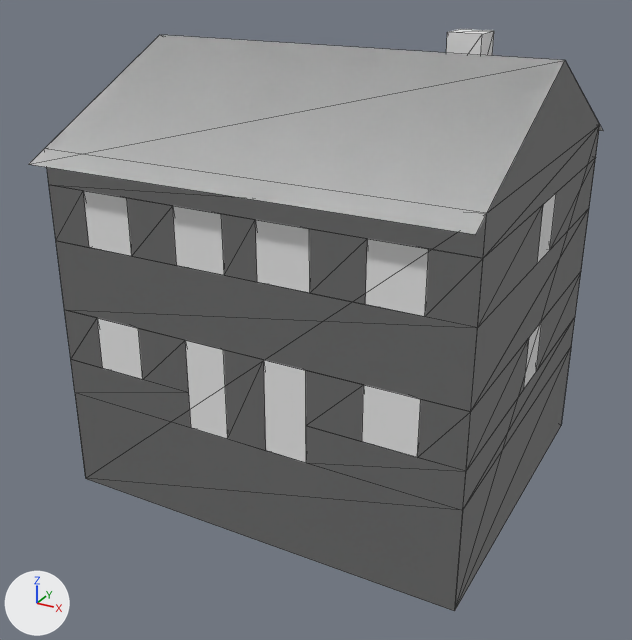
Before and after pictures for a commit that changed the glTF model assets/models/buildings/res_house/bld_res_house_d.glb.
Before and after are seen from a 50 mm camera at (9.32, -18.03, 10.25) aimed at (-0.19, -0.75, 1.61). The axes (+X, +Y, +Z) are drawn at lower left. The lights are the same throughout. The first picture is the older version. Mesh edges are drawn as thin lines. Objects named as collision shapes, trigger or cutter boxes, shadow casters or lower levels of detail are left out. Vertices at exactly the same position are counted once.

The first picture shows 'bld_res_house_d_LOD0', 'bld_res_house_d_PROXY'.
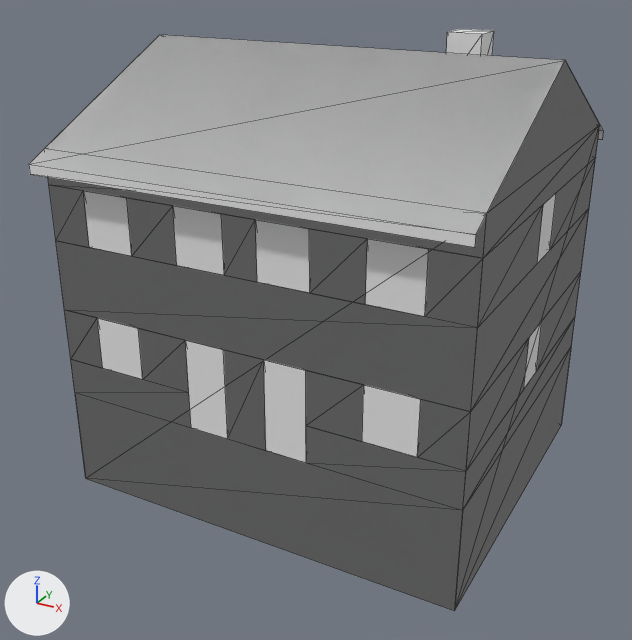
The change, as a list of edits to the scene's bpy script:
```text
Change me_bld_res_house_d_lod0:
    used by ob_bld_res_house_d_lod0; location = (0.0, 0.0, 0.0)
    verts and faces of me_bld_res_house_d_lod0; kept vertices keep their numbers, new ones are numbered from 156
    before: 142 (-5.0, -4.75, 5.76) at pixel (28, 164), 143 (5.0, -4.75, 5.76) at pixel (475, 234), 146 (5.0, 4.75, 5.76) at pixel (603, 130), 147 (-5.0, 4.75, 5.76)
    remove me_bld_res_house_d_lod0.from_pydata(...)  # 156 vertices, 234 faces; spans x -5.0..5.0, y -4.75..4.75, z -2.5..8.3
    add me_bld_res_house_d_lod0.from_pydata(...)  # 160 vertices, 238 faces; spans x -5.0..5.0, y -4.75..4.75, z -2.5..8.3
    me_bld_res_house_d_lod0 part 1
    add for new, old in zip([*range(156, 160)], [142, 143, 146, 147]): verts[new] = verts[old] + (0.0, 0.0, -0.22)
    add faces += [(143, 156, 157), (142, 156, 143), (147, 158, 159), (146, 158, 147)]
```

What differs and where, as boxes [x1, y1, x2, y2] in the pictures (632 x 640 px):
'bld_res_house_d_LOD0', reshaped
    before: [29, 29, 603, 611]
    after: [29, 29, 603, 610]
part 1 of me_bld_res_house_d_lod0, added
    after: [29, 131, 603, 247]
